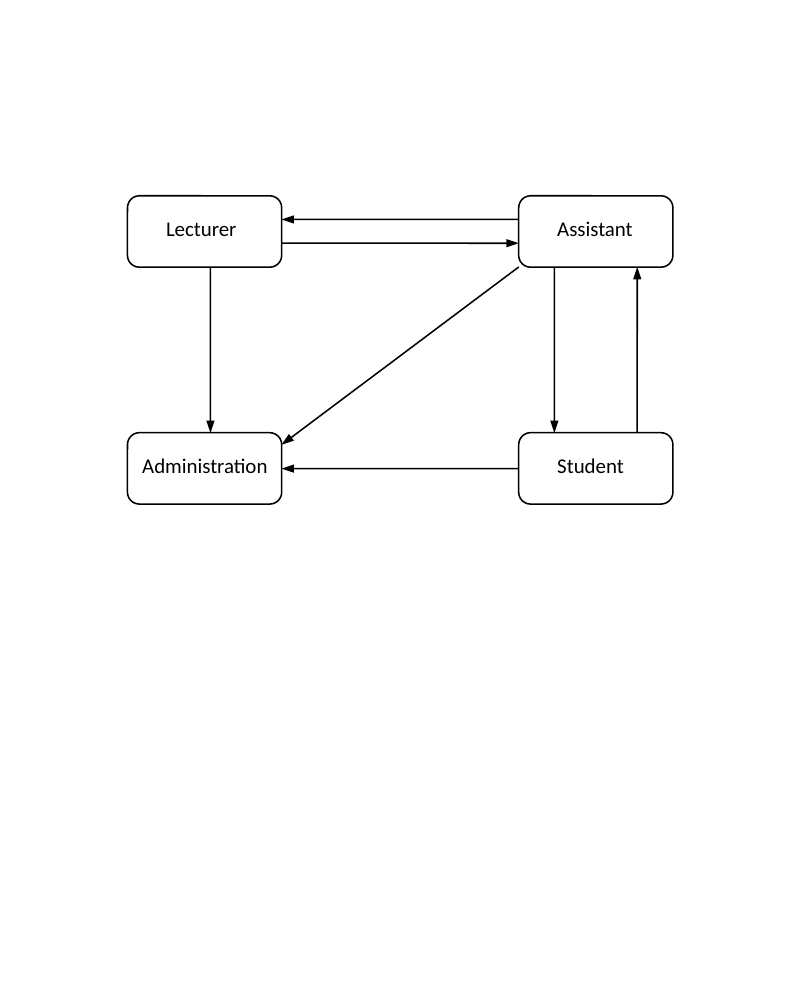
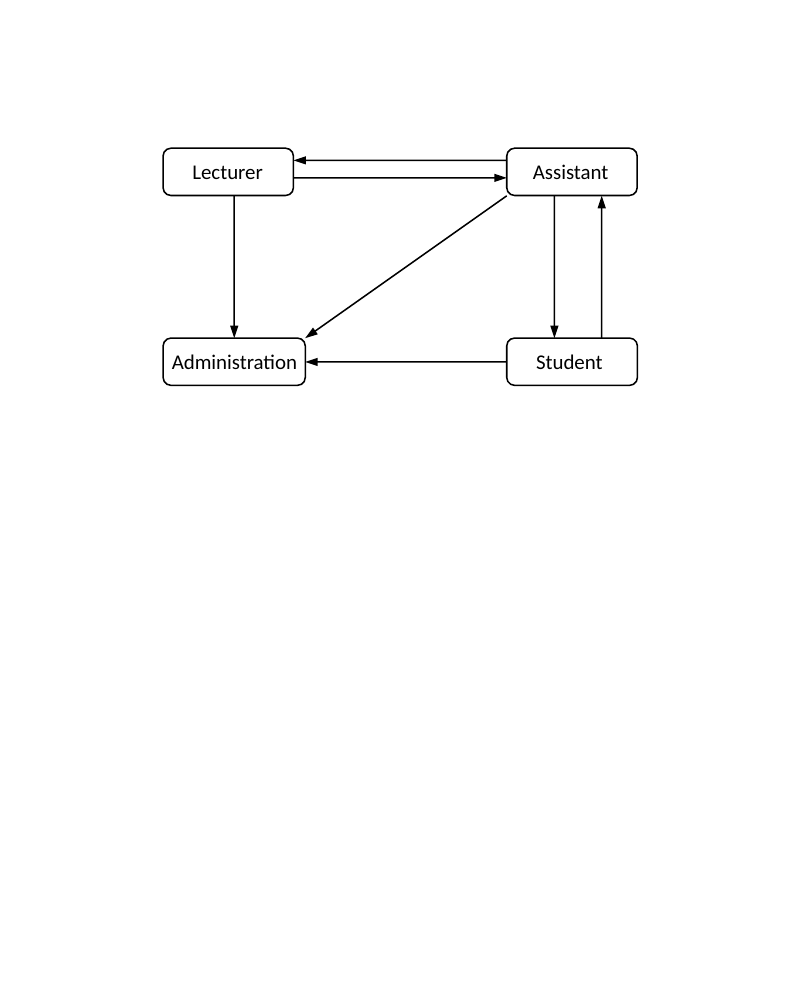
Before and after one commit to uamartins/design-patterns-book, a slide deck: slide 1 of resources/Chapter-24-Observer/ch24-fig11-messagebox-aspects.ppt. Drawn at 800x1008 pixels with LibreOffice and Linux fonts; fonts in the diff are those of the drawing. Boxes give left, top, right and bottom in pixels: in the first picture for what was removed or moved away, otherwise in the second. Text is boxed around its words. In the diff, an @@ line names an element or a change of style, - is before the commit and + after.

```diff
--- a/resources/Chapter-24-Observer/ch24-fig11-messagebox-aspects.ppt
+++ b/resources/Chapter-24-Observer/ch24-fig11-messagebox-aspects.ppt
@@ rounded rectangle: place and size @@
-rounded rectangle at (128, 196, 282, 267)
+rounded rectangle at (163, 148, 294, 194)
@@ rounded rectangle: place and size @@
-rounded rectangle at (520, 196, 673, 267)
+rounded rectangle at (508, 148, 639, 194)
@@ text "Lecturer": place and size @@
-text "Lecturer" at (166, 222, 236, 236)
+text "Lecturer" at (192, 165, 262, 179)
@@ arrow moved from (520, 220) - (282, 220) to (294, 178) - (508, 178) @@
@@ arrow moved from (282, 243) - (520, 243) to (508, 160) - (294, 160) @@
@@ text "Assistant": place and size @@
-text "Assistant" at (557, 221, 632, 236)
+text "Assistant" at (533, 164, 608, 179)
@@ arrow moved from (211, 267) - (211, 434) to (235, 196) - (235, 337) @@
@@ arrow added from (508, 196) to (306, 337), #000000 0.74 pt @@
@@ arrow moved from (554, 267) - (554, 434) to (554, 196) - (554, 337) @@
@@ arrow moved from (637, 432) - (637, 267) to (603, 337) - (603, 196) @@
@@ rounded rectangle: place and size @@
-rounded rectangle at (128, 432, 282, 503)
+rounded rectangle at (163, 337, 304, 384)
@@ text "Administration": place and size @@
-text "Administration" at (142, 458, 267, 473)
+text "Administration" at (172, 354, 297, 369)
@@ rounded rectangle: place and size @@
-rounded rectangle at (520, 432, 673, 503)
+rounded rectangle at (508, 337, 639, 384)
@@ text "Student": place and size @@
-text "Student" at (557, 458, 624, 473)
+text "Student" at (536, 354, 603, 369)
@@ arrow moved from (520, 267) - (282, 444) to (508, 362) - (306, 362) @@
@@ arrow removed from (520, 469) to (282, 469) @@
```
Also in this commit, not shown: 3 other files.
